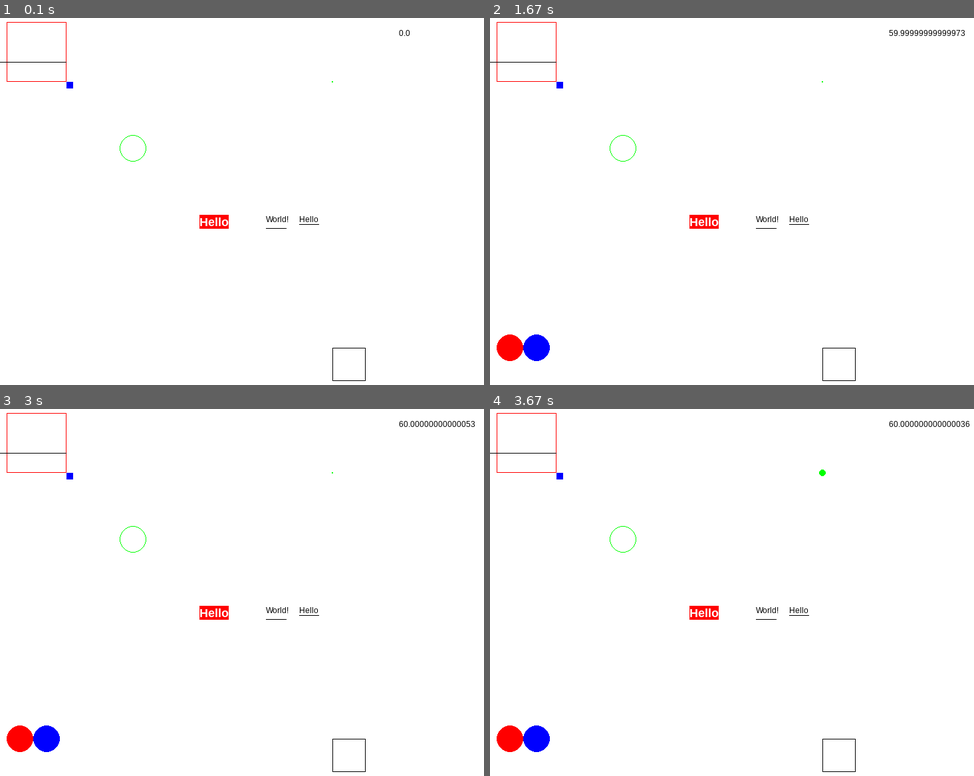
Above: before the commit, frames 1-4 (two rows, left to right).
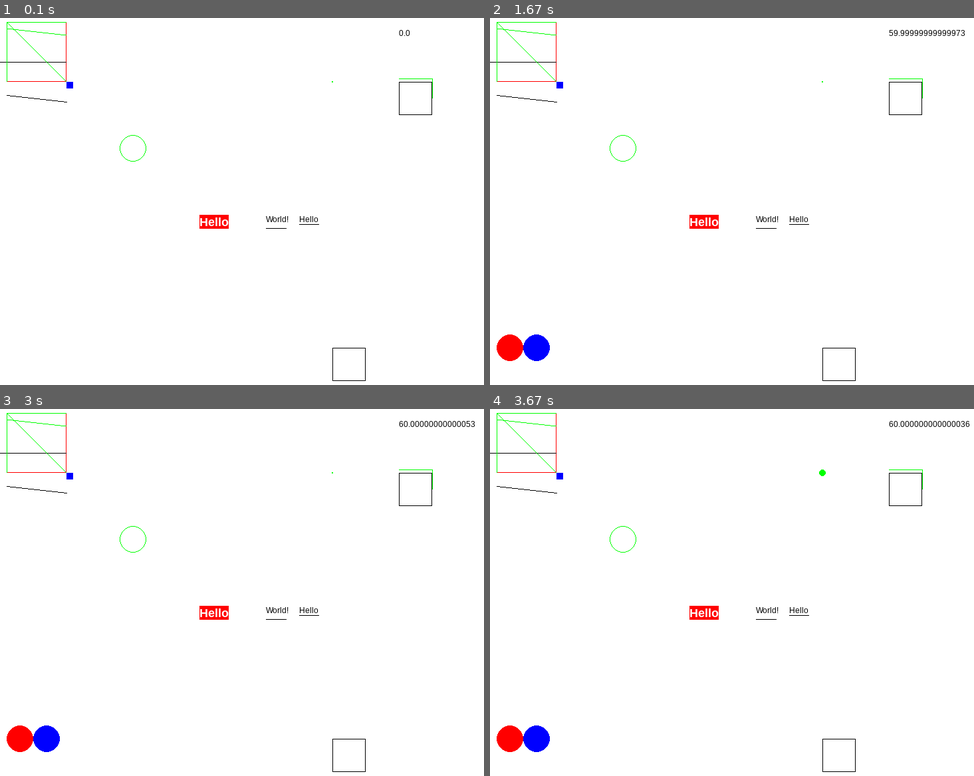
Above: after the commit, the same moments.

Repository: Xitog/tallentaa
Game: pygame game, started from python/pygame/lib_game.py
The game is run twice, just before and just after one commit, with the same random seed, the same clock (stepped at 60 frames per second) and the same inputs. The source is Python 2; it was converted automatically to run under Python 3.
Inputs (mouse positions are in pixels of both pictures, inside the frame that each line leads up to):
- Up to frame 1 (0.1 s): no input
- Up to frame 2 (1.67 s): tap F at 0.33 s; click (833, 76) at 0.72 s
- Up to frame 3 (3 s): no input
- Up to frame 4 (3.67 s): tap F at 3.13, 3.43 s; press the mouse at (833, 467) at 3.6 s

The runs differ from the first frame. In frame 1, 0.2% of the frame differs, in the area x 1-90%, y 1-27%; in frame 2, 0.2%; in frame 3, 0.2%; in frame 4, 0.2%.

Commit message:
Algo pour tracer des droites.

Diff:
--- a/python/pygame/lib_game.py
+++ b/python/pygame/lib_game.py
@@ -145,7 +145,7 @@
         if font == 'underlined':
             self.line(x1, y1+s.get_height(), x1+s.get_width(), y1+s.get_height(), color)
 
-    def line(self, x1, y1, x2, y2, color, thickness=1):
+    def line(self, x1, y1, x2, y2, color=(0, 0, 0), thickness=1):
         pygame.draw.line(self.screen, color, (x1, y1), (x2, y2), thickness)
 
     def point(self, x1, y1, color=(0, 0, 0)):
@@ -202,6 +202,64 @@
             self.fill((0, 255, 0))
             self.time -= 1
 
+        self.algo_line(10, 20, 100, 30)
+        self.line(10, 120, 100, 130)
+        self.algo_line(10, 10, 100, 100)
+        self.algo_line(10, 10, 100, 10)
+        self.algo_line(10, 10, 10, 100)
+        self.algo_line(600,  95, 650,  95)
+        self.algo_line(650, 95, 650, 125)
+        self.rectangle(600, 100, 650, 150)
+        self.rectangle_size(600, 100, 50, 50)
+
+    # <= ou < ?
+    # Algorithme pour tracer des droites
+    def algo_line(self, x1, y1, x2, y2):
+        x_start = min(x1, x2)
+        x_end = max(x1, x2)
+        y_start = min(y1, y2)
+        y_end = max(y1, y2)
+        x_dif = x_end - x_start
+        y_dif = y_end - y_start
+        if y_dif == 0:
+            i = x_start
+            j = y1 # = y2
+            while i < x_end:
+                self.point(i, j, (0, 255, 0))
+                i = i+1
+        elif x_dif == 0:
+            i = y_start
+            j = x1 # = x2
+            while i < y_end:
+                self.point(j, i, (0, 255, 0))
+                i = i+1
+        elif x_dif > y_dif:
+            factor = float(y_dif) / x_dif
+            i = x_start
+            if x1 < x2: j = y1
+            else: j = y2
+            mod = 0
+            while i < x_end:
+                self.point(i, j, (0, 255, 0))
+                i = i+1
+                mod += factor
+                if mod >= 1:
+                    j += 1
+                    mod -= 1
+        elif x_dif <= y_dif:
+            factor = float(x_dif) / y_dif
+            i = y_start
+            if y1 < y2: j = x1
+            else: j = x2
+            mod = 0
+            while i < y_end:
+                self.point(j, i, (0, 255, 0))
+                i = i+1
+                mod += factor
+                if mod >= 1:
+                    j += 1
+                    mod -= 1
+
 #MyApp().config(800, 600).run()
 MyApp().run()
 
